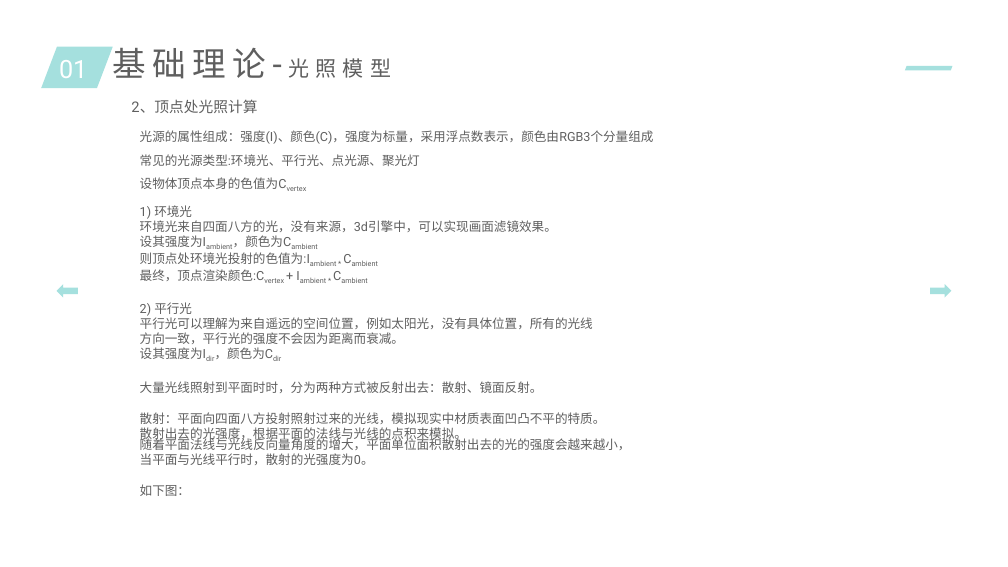
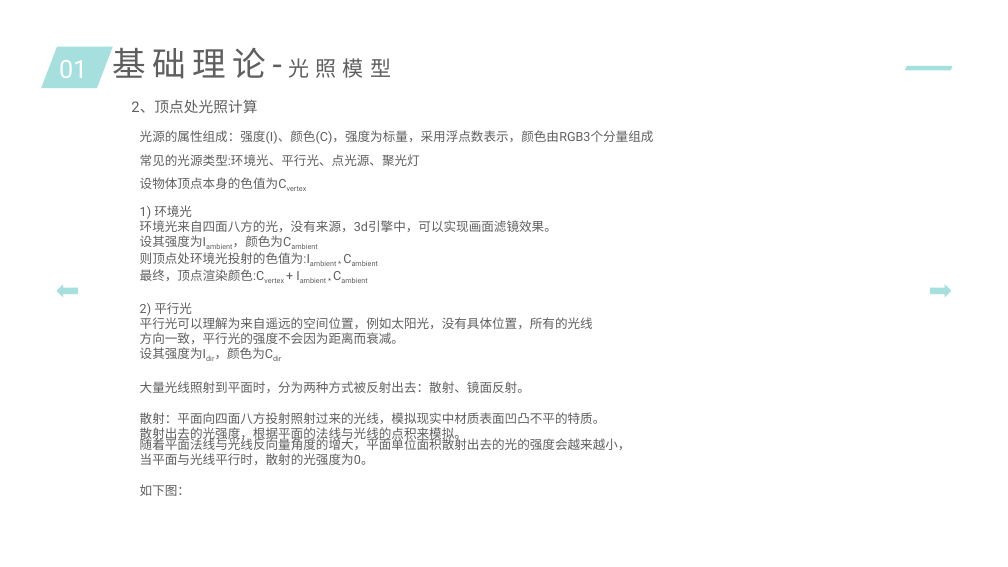
Before and after one commit to lijun4727/3d-study, a slide deck: slide 24 of 3d游戏引擎.pptx. Drawn at 1008x567 pixels with LibreOffice and Linux fonts; fonts in the diff are those of the drawing. Boxes give left, top, right and bottom in pixels: in the first picture for what was removed or moved away, otherwise in the second. Text is boxed around its words. In the diff, an @@ line names an element or a change of style, - is before the commit and + after.

```diff
--- a/3d游戏引擎.pptx
+++ b/3d游戏引擎.pptx
@@ text at (140, 381, 530, 393): text changed @@
-大量光线照射到平面时时，分为两种方式被反射出去：散射、镜面反射。
+大量光线照射到平面时，分为两种方式被反射出去：散射、镜面反射。
```
Also in this commit, not shown: 5 other slides changed.
